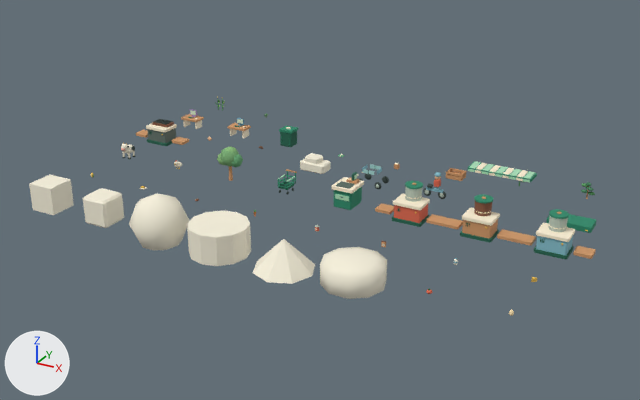
The Blender file assets/blender/market.blend: old version first, new version second.
Before and after are seen from a 50 mm camera at (22.3, -20.8, 12.5) aimed at (8.0, 5.2, -0.5). Lighting does not change. The marker at lower left points along +X, +Y and +Z. The first picture is the older version.
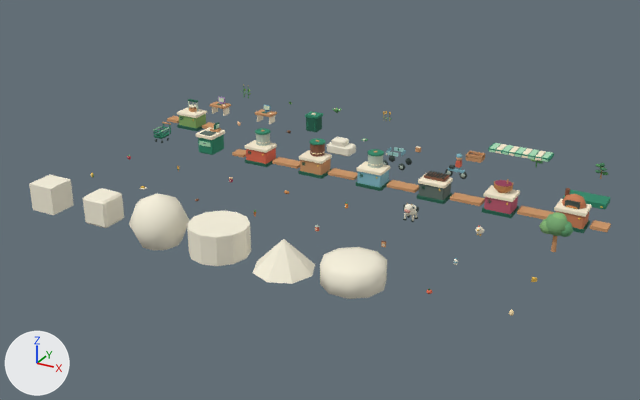
Pixel boxes [x1, y1, x2, y2] of what changed, in the pictures (640 x 400 px):
```json
{"object": "machine_dairy", "change": "moved", "before": [514, 209, 596, 260], "after": [341, 149, 406, 191]}
{"object": "machine_coffee", "change": "moved", "before": [442, 194, 518, 243], "after": [285, 138, 346, 179]}
{"object": "machine_paste", "change": "moved", "before": [375, 181, 447, 227], "after": [232, 128, 291, 167]}
{"object": "machine_grill", "change": "moved", "before": [136, 119, 189, 146], "after": [401, 171, 469, 204]}
{"object": "till", "change": "moved", "before": [331, 172, 364, 210], "after": [196, 122, 225, 155]}
{"object": "machine_kettle", "change": "added", "after": [465, 179, 537, 218]}
{"object": "awning", "change": "moved", "before": [467, 161, 537, 183], "after": [488, 143, 554, 162]}
{"object": "machine_oven", "change": "added", "after": [533, 188, 611, 233], "on screen": "orange"}
{"object": "tree", "change": "moved", "before": [217, 147, 243, 181], "after": [539, 212, 573, 252]}
{"object": "car_paint", "change": "moved", "before": [300, 153, 331, 174], "after": [327, 137, 356, 156]}
{"object": "shelf_base", "change": "moved", "before": [546, 214, 596, 233], "after": [563, 190, 610, 209]}
{"object": "machine_press", "change": "added", "after": [167, 99, 215, 131]}
{"object": "bin", "change": "moved", "before": [279, 125, 298, 147], "after": [305, 112, 323, 132]}
{"object": "bike", "change": "moved", "before": [423, 172, 446, 199], "after": [445, 154, 467, 179]}
{"object": "desk_accountant", "change": "moved", "before": [228, 118, 251, 138], "after": [255, 104, 277, 124]}
{"object": "car_trim", "change": "moved", "before": [357, 164, 389, 189], "after": [383, 147, 412, 170]}
{"object": "desk_marketing", "change": "moved", "before": [181, 109, 204, 129], "after": [210, 97, 231, 116]}
{"object": "cart", "change": "moved", "before": [277, 169, 297, 195], "after": [153, 122, 171, 143]}
{"object": "crate", "change": "moved", "before": [446, 168, 467, 181], "after": [466, 151, 485, 163]}
{"object": "cow", "change": "moved", "before": [121, 142, 136, 159], "after": [403, 203, 419, 222]}
{"object": "plant_coffee", "change": "moved", "before": [581, 182, 595, 199], "after": [595, 163, 608, 179]}
{"object": "hen", "change": "moved", "before": [174, 160, 182, 169], "after": [475, 226, 485, 236]}
{"object": "satchel", "change": "moved", "before": [394, 163, 400, 170], "after": [415, 146, 421, 153]}
{"object": "plant_tomato", "change": "moved", "after": [530, 159, 543, 167], "on screen": "not visible before"}
```

The change, as JSON lines over the scene's bpy script:
```json
{"op": "add", "block": "me_machine_press", "code": ["me_machine_press = bpy.data.meshes.new('machine_press')", "me_machine_press.from_pydata(...)  # 240 vertices, 180 faces; spans x -1.2..1.21, y -0.41..0.41, z 0.01..1.18", "me_machine_press.materials.append(mat_market_ceramic)"]}
{"op": "add", "block": "me_machine_oven", "code": ["me_machine_oven = bpy.data.meshes.new('machine_oven')", "me_machine_oven.from_pydata(...)  # 274 vertices, 222 faces; spans x -1.2..1.21, y -0.41..0.41, z 0.01..1.18", "me_machine_oven.materials.append(mat_market_ceramic)"]}
{"op": "add", "block": "me_machine_kettle", "code": ["me_machine_kettle = bpy.data.meshes.new('machine_kettle')", "me_machine_kettle.from_pydata(...)  # 220 vertices, 168 faces; spans x -1.2..1.21, y -0.41..0.41, z 0.01..1.14", "me_machine_kettle.materials.append(mat_market_ceramic)"]}
{"op": "set", "path": "ob_cow.location", "old": "(0.0, 4.2, 0.0)", "new": "(12.0, 4.2, 0.0)"}
{"op": "set", "path": "ob_hen.location", "old": "(2.4, 4.2, 0.0)", "new": "(14.4, 4.2, 0.0)"}
{"op": "set", "path": "ob_tree.location", "old": "(4.8, 4.2, 0.0)", "new": "(16.8, 4.2, 0.0)"}
{"op": "set", "path": "ob_cart.location", "old": "(7.2, 4.2, 0.0)", "new": "(0.0, 6.3, 0.0)"}
{"op": "set", "path": "ob_till.location", "old": "(9.6, 4.2, 0.0)", "new": "(2.4, 6.3, 0.0)"}
{"op": "set", "path": "ob_machine_paste.location", "old": "(12.0, 4.2, 0.0)", "new": "(4.8, 6.3, 0.0)"}
{"op": "set", "path": "ob_machine_coffee.location", "old": "(14.4, 4.2, 0.0)", "new": "(7.2, 6.3, 0.0)"}
{"op": "set", "path": "ob_machine_dairy.location", "old": "(16.8, 4.2, 0.0)", "new": "(9.6, 6.3, 0.0)"}
{"op": "set", "path": "ob_machine_grill.location", "old": "(0.0, 6.3, 0.0)", "new": "(12.0, 6.3, 0.0)"}
{"op": "set", "path": "ob_car_paint.location", "old": "(7.2, 6.3, 0.0)", "new": "(7.2, 8.4, 0.0)"}
{"op": "set", "path": "ob_car_trim.location", "old": "(9.6, 6.3, 0.0)", "new": "(9.6, 8.4, 0.0)"}
{"op": "set", "path": "ob_bike.location", "old": "(12.0, 6.3, 0.0)", "new": "(12.0, 8.4, 0.0)"}
{"op": "set", "path": "ob_awning.location", "old": "(14.4, 6.3, 0.0)", "new": "(14.4, 8.4, 0.0)"}
{"op": "set", "path": "ob_shelf_base.location", "old": "(16.8, 6.3, 0.0)", "new": "(16.8, 8.4, 0.0)"}
{"op": "set", "path": "ob_desk_marketing.location", "old": "(0.0, 8.4, 0.0)", "new": "(0.0, 10.5, 0.0)"}
{"op": "set", "path": "ob_desk_accountant.location", "old": "(2.4, 8.4, 0.0)", "new": "(2.4, 10.5, 0.0)"}
{"op": "set", "path": "ob_bin.location", "old": "(4.8, 8.4, 0.0)", "new": "(4.8, 10.5, 0.0)"}
{"op": "set", "path": "ob_satchel.location", "old": "(9.6, 8.4, 0.0)", "new": "(9.6, 10.5, 0.0)"}
{"op": "set", "path": "ob_crate.location", "old": "(12.0, 8.4, 0.0)", "new": "(12.0, 10.5, 0.0)"}
{"op": "set", "path": "ob_plant_tomato.location", "old": "(14.4, 8.4, 0.0)", "new": "(14.4, 10.5, 0.0)"}
{"op": "set", "path": "ob_plant_coffee.location", "old": "(16.8, 8.4, 0.0)", "new": "(16.8, 10.5, 0.0)"}
{"op": "add", "block": "ob_machine_press", "code": ["ob_machine_press = bpy.data.objects.new('machine_press', me_machine_press)", "ob_machine_press.location = (0.0, 8.4, 0.0)"]}
{"op": "add", "block": "ob_machine_oven", "code": ["ob_machine_oven = bpy.data.objects.new('machine_oven', me_machine_oven)", "ob_machine_oven.location = (16.8, 6.3, 0.0)"]}
{"op": "add", "block": "ob_machine_kettle", "code": ["ob_machine_kettle = bpy.data.objects.new('machine_kettle', me_machine_kettle)", "ob_machine_kettle.location = (14.4, 6.3, 0.0)"]}
```
